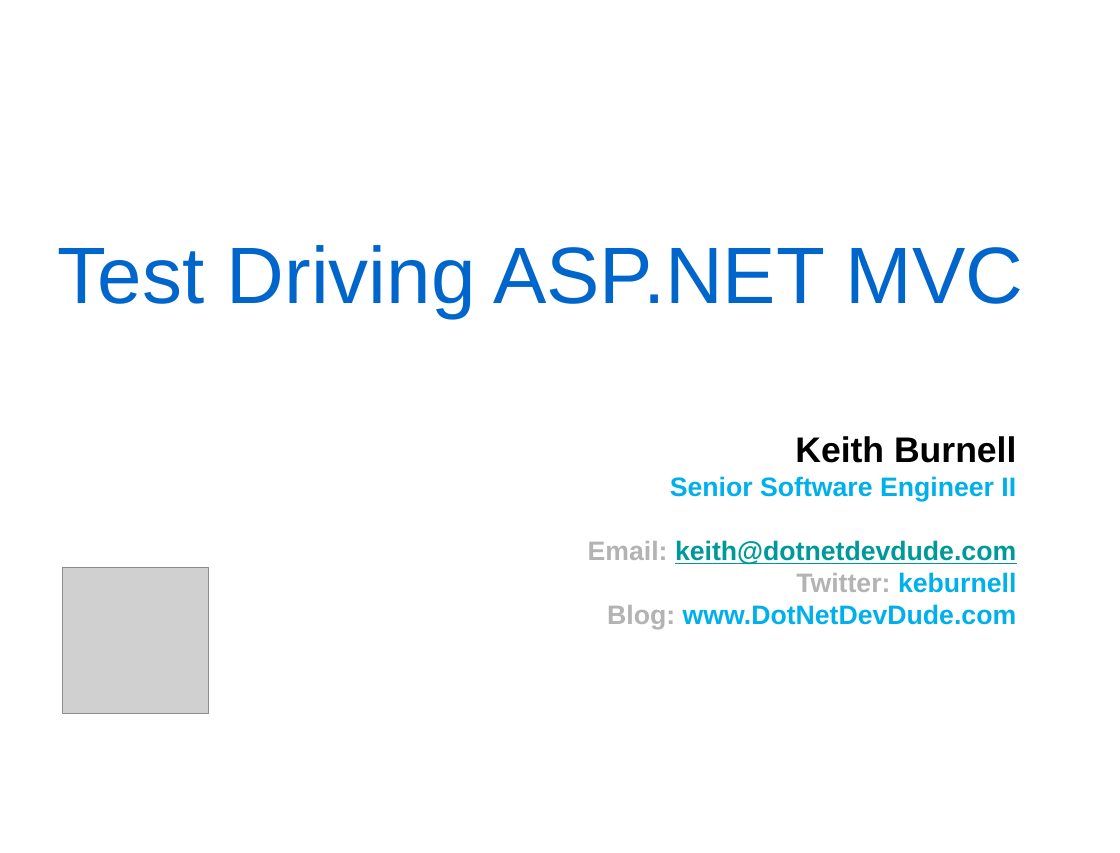
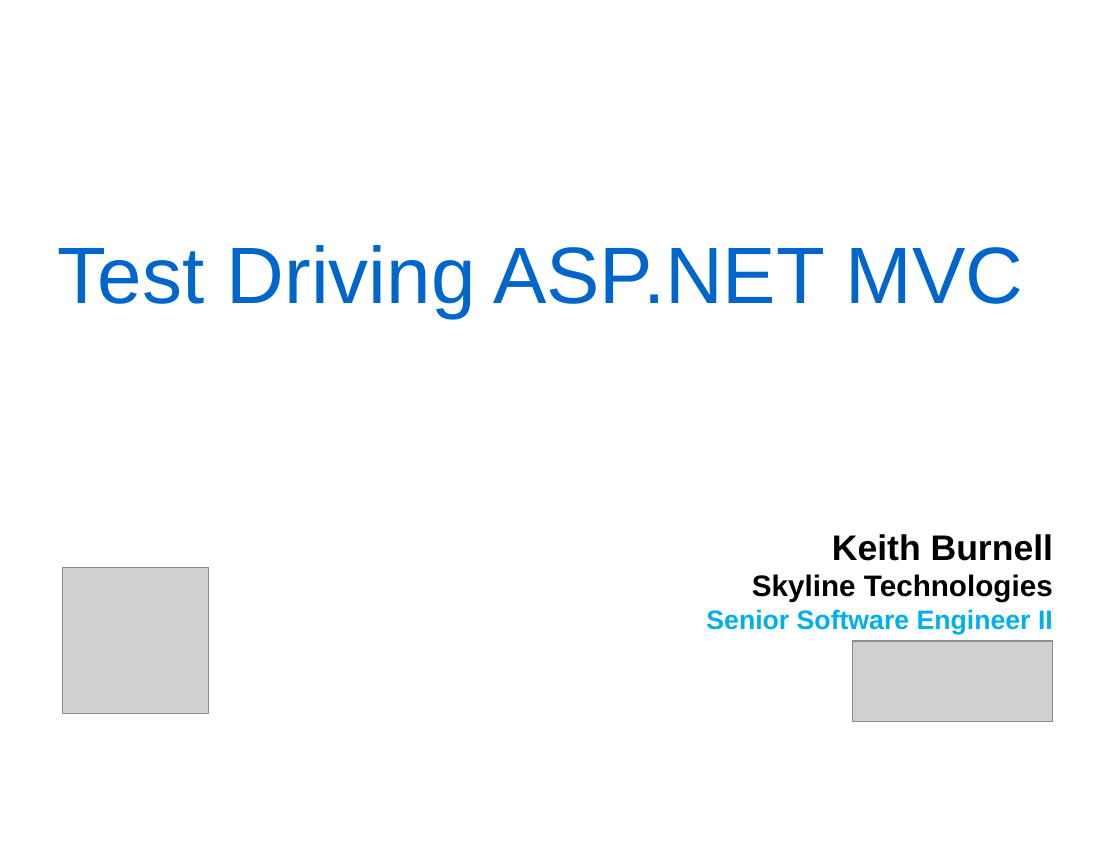
Before and after one commit to kburnell/TestDrivingASP.NETMVC, a slide deck: slide 1 of TestDrivingASP.NETMVC_Short.pptx. Drawn at 1120x853 pixels with LibreOffice and Linux fonts; fonts in the diff are those of the drawing; grey boxes stand for pictures; background and template pictures are left out. Boxes give left, top, right and bottom in pixels: in the first picture for what was removed or moved away, otherwise in the second. Text is boxed around its words. In the diff, an @@ line names an element or a change of style, - is before the commit and + after.

```diff
--- a/TestDrivingASP.NETMVC_Short.pptx
+++ b/TestDrivingASP.NETMVC_Short.pptx
@@ text "Keith Burnell" moved from (x1=588, y1=436, x2=1017, y2=630) to (x1=706, y1=534, x2=1053, y2=634) @@
@@ text at (x1=588, y1=540, x2=1017, y2=630): paragraphs removed @@
-Email: keith@dotnetdevdude.com
-Twitter: keburnell
-Blog: www.DotNetDevDude.com
@@ text at (x1=752, y1=574, x2=1053, y2=602): paragraph added @@
+Skyline Technologies
@@ picture added at (x1=852, y1=641, x2=1053, y2=722) @@
```
Also in this commit, not shown: 16 other slides changed, 4 slides added, 8 slides removed, 6 other files.
